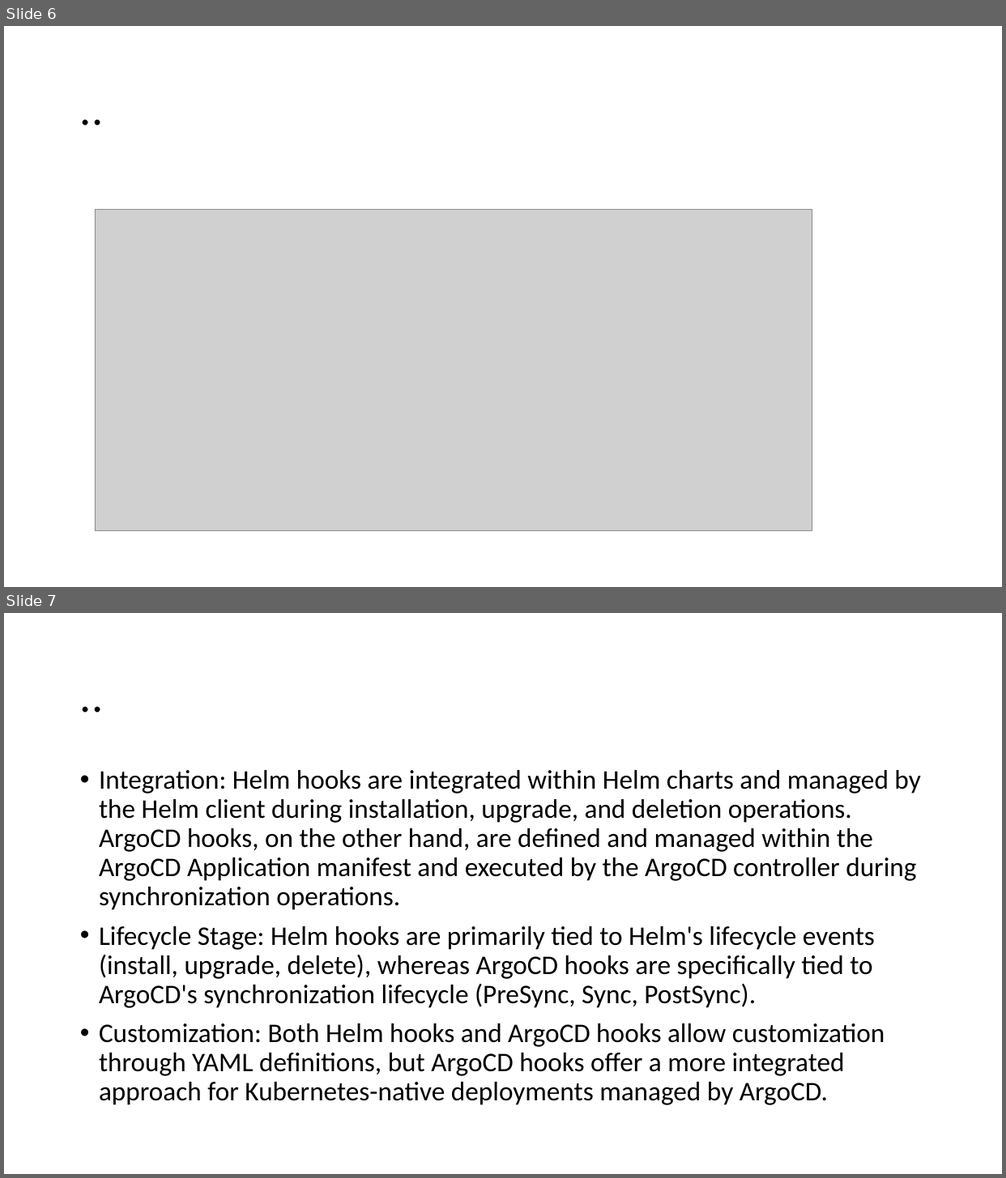
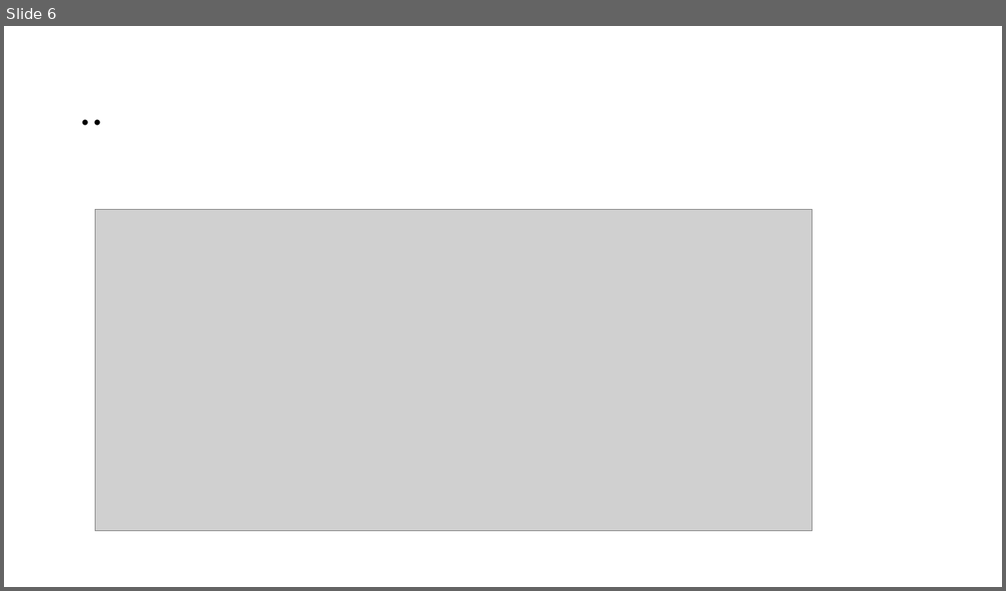
Before and after one commit to amitopenwriteup/argodocs, a slide deck: Hooks.pptx. Shown one above the other, each under a label of ours: slides 6 and 7 before the commit, slide 6 after it. The pictures are 1006x1178 and 1006x591 pixels, drawn with LibreOffice and Linux fonts; fonts in the diff are those of the drawing; grey boxes stand for pictures. Boxes give left, top, right and bottom in pixels: in the first picture for what was removed or moved away, otherwise in the second. Text is boxed around its words. In the diff, an @@ line names an element or a change of style, - is before the commit and + after.

```diff
--- a/Hooks.pptx
+++ b/Hooks.pptx
@@ slide 7 removed at <box>4,613,1002,1174</box>, background #FFFFFF @@
@@ title removed at <box>73,643,934,752</box> @@
-..
@@ text removed at <box>99,770,920,1105</box> @@
-• Integration: Helm hooks are integrated within Helm charts and managed by the Helm client during installation, upgrade, and deletion operations. ArgoCD hooks, on the other hand, are defined and managed within the ArgoCD Application manifest and executed by the ArgoCD controller during synchronization operations.
-• Lifecycle Stage: Helm hooks are primarily tied to Helm's lifecycle events (install, upgrade, delete), whereas ArgoCD hooks are specifically tied to ArgoCD's synchronization lifecycle (PreSync, Sync, PostSync).
-• Customization: Both Helm hooks and ArgoCD hooks allow customization through YAML definitions, but ArgoCD hooks offer a more integrated approach for Kubernetes-native deployments managed by ArgoCD.
```
Also in this commit, not shown: 1 slide changed, 1 other file.
